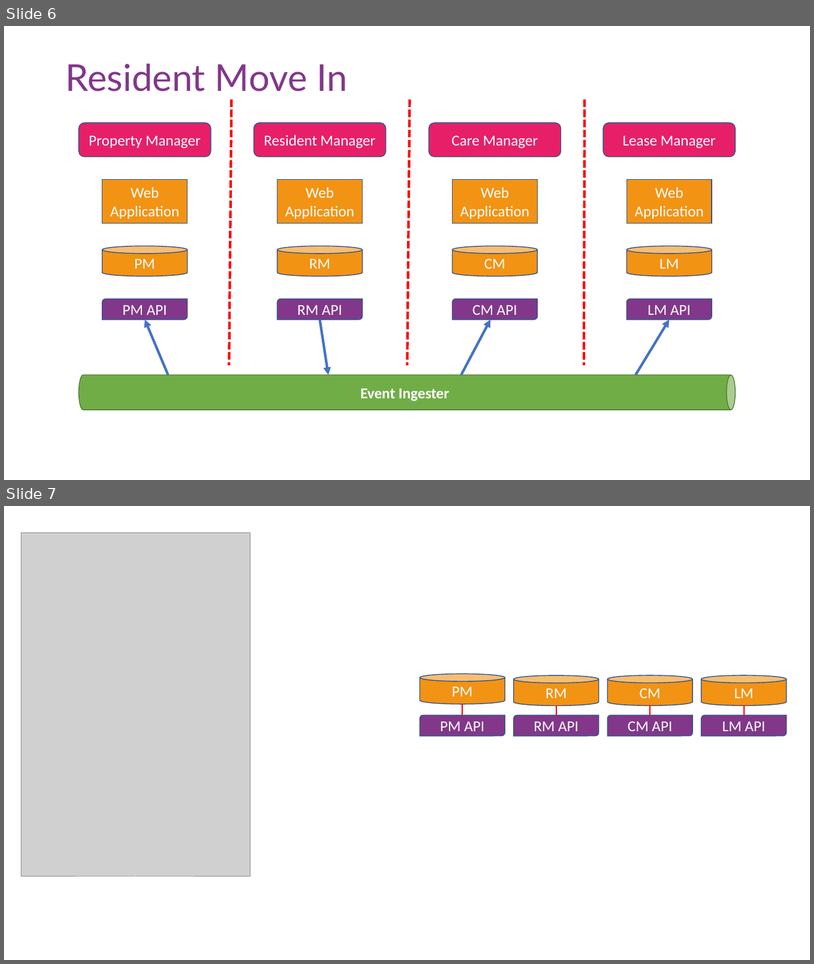
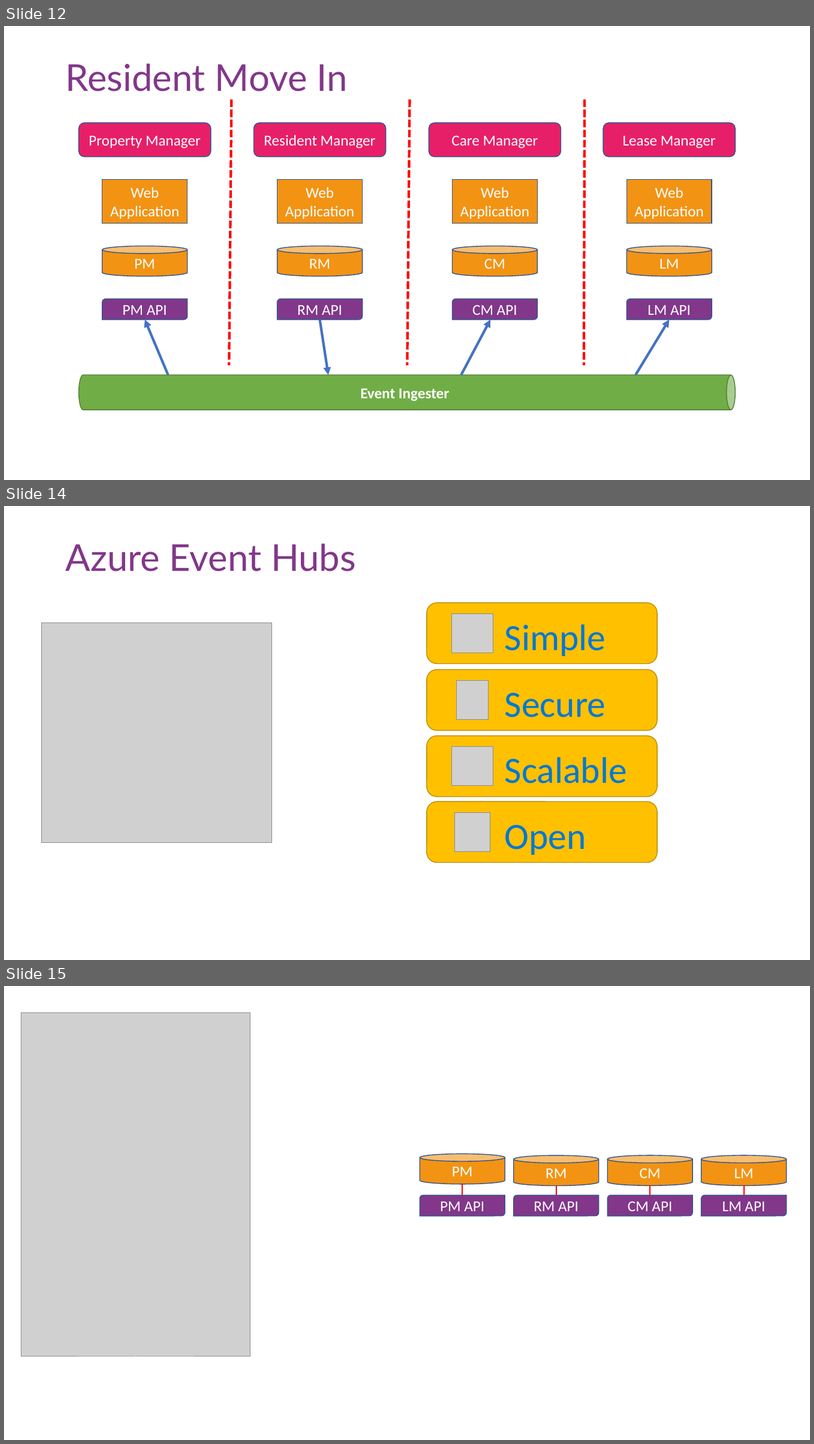
Before and after one commit to TaleLearnCode/FileName-EventDrivenArchitectedMicroservice, a slide deck: FileNew-EventDrivenArchitectedMicroservice_SACLondon.pptx. Shown one above the other, each under a label of ours: slides 6 and 7 before the commit, slides 12, 14 and 15 after it; the slides between them are not shown. The pictures are 814x964 and 814x1444 pixels, drawn with LibreOffice and Linux fonts; fonts in the diff are those of the drawing; grey boxes stand for pictures; background and template pictures are left out. Boxes give left, top, right and bottom in pixels: in the first picture for what was removed or moved away, otherwise in the second. Text is boxed around its words. In the diff, an @@ line names an element or a change of style, - is before the commit and + after.

```diff
--- a/FileNew-EventDrivenArchitectedMicroservice_SACLondon.pptx
+++ b/FileNew-EventDrivenArchitectedMicroservice_SACLondon.pptx
@@ slide 14 added at (x1=4, y1=506, x2=810, y2=960), background picture (left out) @@
@@ title added at (x1=65, y1=543, x2=356, y2=571), 44 pt, text #82378A @@
+Azure Event Hubs
@@ rounded rectangle added at (x1=427, y1=603, x2=657, y2=663), fill #FFC000, outline #BD8E00 1 pt @@
@@ picture added at (x1=452, y1=613, x2=494, y2=653) @@
@@ picture added at (x1=42, y1=623, x2=272, y2=843) @@
@@ text added at (x1=505, y1=624, x2=606, y2=656), 44 pt, text #0078D4 @@
+Simple
@@ rounded rectangle added at (x1=427, y1=669, x2=657, y2=730), fill #FFC000, outline #BD8E00 1 pt @@
@@ picture added at (x1=456, y1=680, x2=489, y2=720) @@
@@ text added at (x1=505, y1=693, x2=606, y2=717), 44 pt, text #0078D4 @@
+Secure
@@ rounded rectangle added at (x1=427, y1=736, x2=657, y2=796), fill #FFC000, outline #BD8E00 1 pt @@
@@ picture added at (x1=452, y1=747, x2=494, y2=786) @@
@@ text added at (x1=505, y1=757, x2=627, y2=783), 44 pt, text #0078D4 @@
+Scalable
@@ rounded rectangle added at (x1=427, y1=801, x2=657, y2=862), fill #FFC000, outline #BD8E00 1 pt @@
@@ picture added at (x1=455, y1=812, x2=491, y2=852) @@
@@ text added at (x1=505, y1=825, x2=587, y2=855), 44 pt, text #0078D4 @@
+Open
@@ what was slide 6 is now slide 12 @@
@@ what was slide 7 is now slide 15 @@
```
Also in this commit, not shown: 1 slide changed, 7 other slides added, 2 other files.
